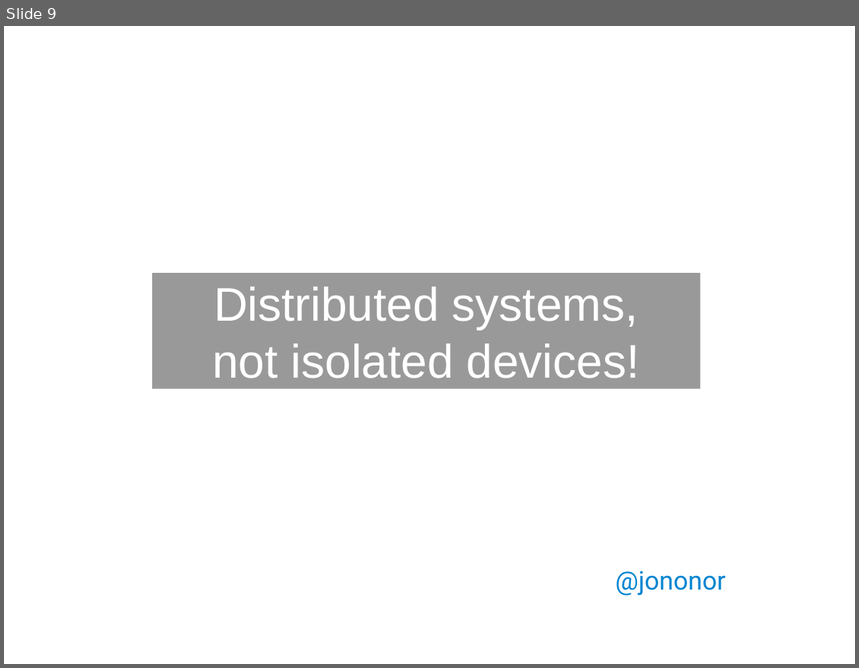
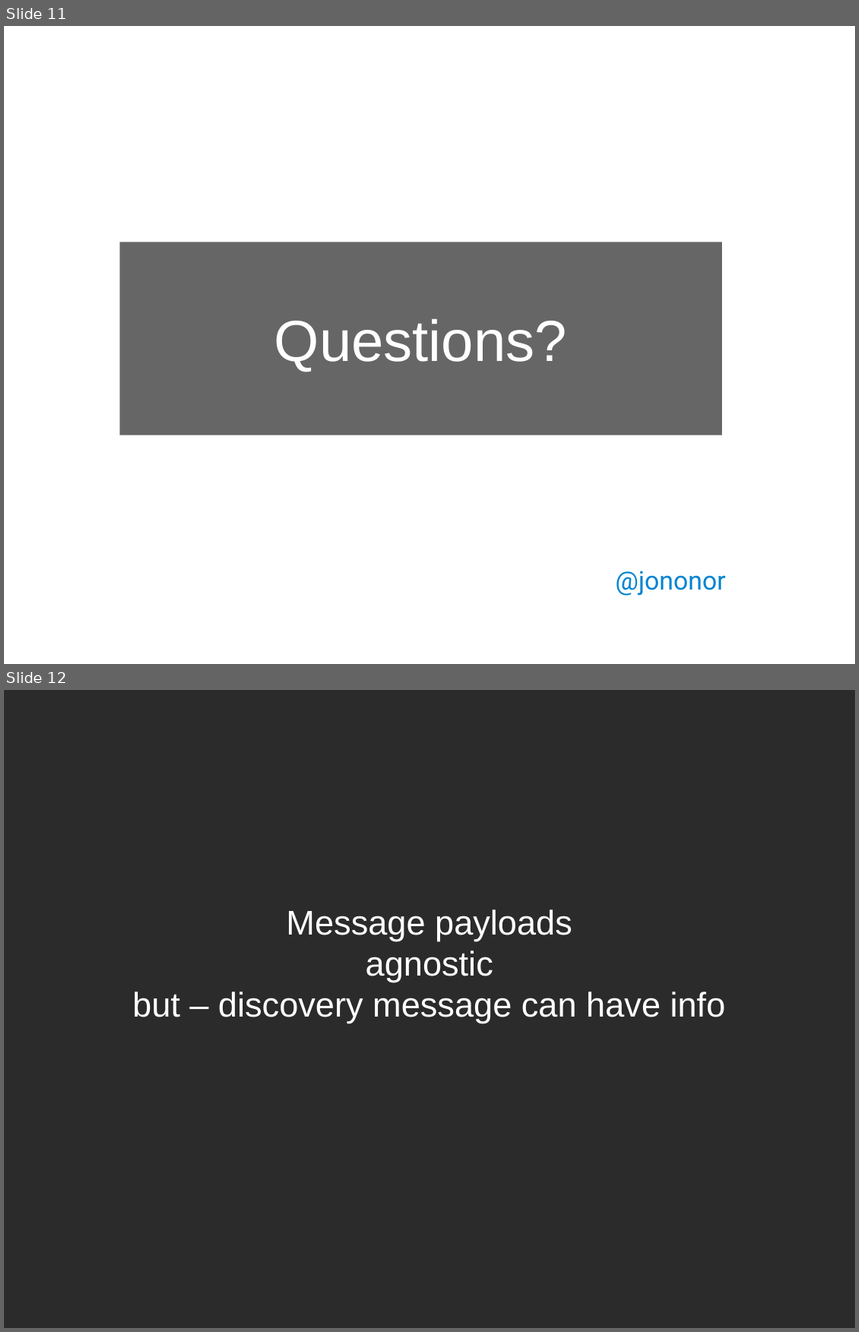
Before and after one commit to msgflo/msgflo, a slide deck: doc/fosdem2017/slides.odp. Shown one above the other, each under a label of ours: slide 9 before the commit, slides 11 and 12 after it. The pictures are 859x668 and 859x1332 pixels, drawn with LibreOffice and Linux fonts; fonts in the diff are those of the drawing; background and template pictures are left out; a plain dark background stands for a picture behind light text. Boxes give left, top, right and bottom in pixels: in the first picture for what was removed or moved away, otherwise in the second. Text is boxed around its words. In the diff, an @@ line names an element or a change of style, - is before the commit and + after.

```diff
--- a/doc/fosdem2017/slides.odp
+++ b/doc/fosdem2017/slides.odp
@@ slide 12 added at (4, 690, 855, 1328), background picture (left out) @@
@@ subtitle added at (132, 910, 726, 1024), 32 pt, text #FFFFFF @@
+Message payloads
+agnostic
+but – discovery message can have info
@@ what was slide 9 is now slide 11 @@
@@ slide 11 changed as well @@
@@ subtitle added at (120, 243, 722, 436), fill #000000 at 60% opacity, 54 pt, text #FFFFFF @@
+Questions?
@@ subtitle removed at (152, 273, 701, 389) @@
-Distributed systems,
-not isolated devices!
```
Also in this commit, not shown: 6 other slides changed, 6 other slides added, 2 slides removed, 2 other files.
